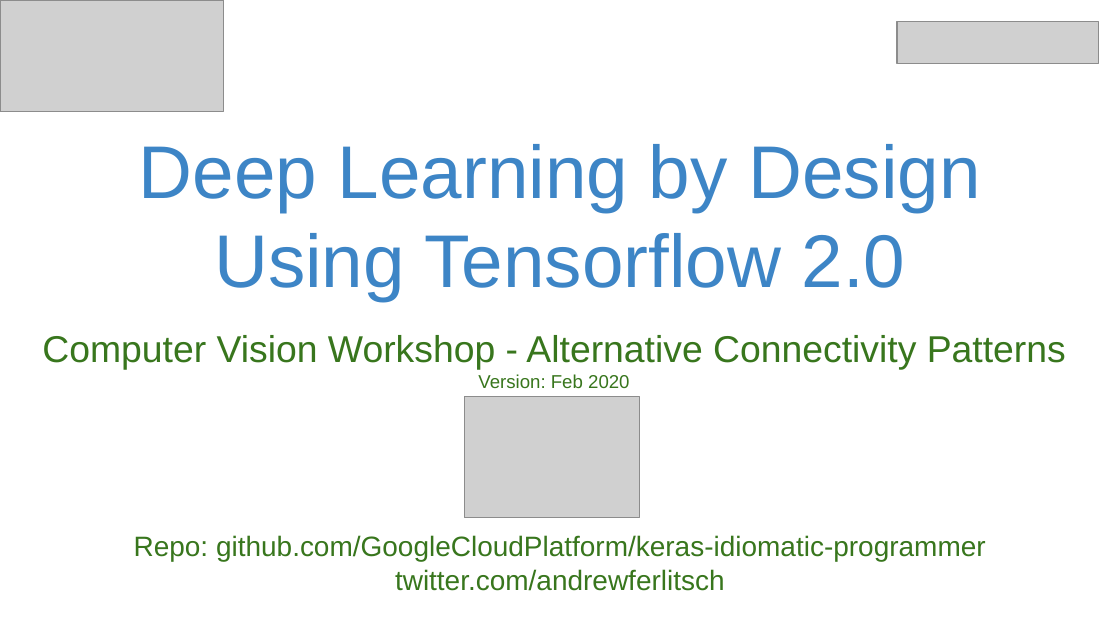
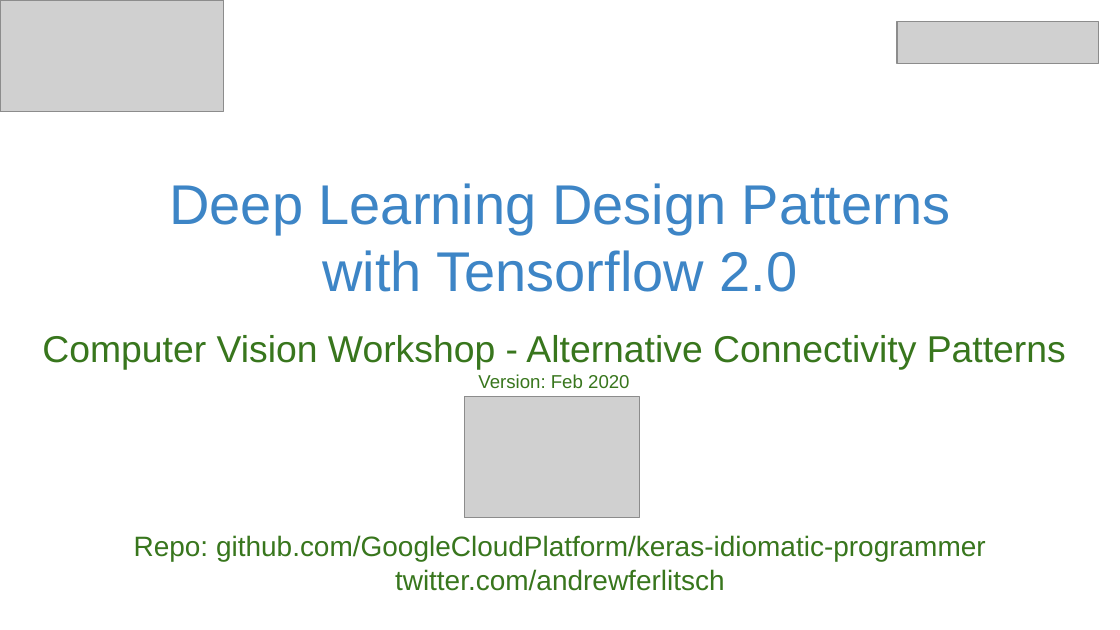
Before and after one commit to GoogleCloudPlatform/keras-idiomatic-programmer, a slide deck: slide 1 of books/deep-learning-design-patterns/Workshops/Junior/Deep Learning Design Patterns - Workshop - Chapter 3.pptx. Drawn at 1120x630 pixels with LibreOffice and Linux fonts; fonts in the diff are those of the drawing; grey boxes stand for pictures. Boxes give left, top, right and bottom in pixels: in the first picture for what was removed or moved away, otherwise in the second. Text is boxed around its words. In the diff, an @@ line names an element or a change of style, - is before the commit and + after.

```diff
--- a/books/deep-learning-design-patterns/Workshops/Junior/Deep Learning Design Patterns - Workshop - Chapter 3.pptx
+++ b/books/deep-learning-design-patterns/Workshops/Junior/Deep Learning Design Patterns - Workshop - Chapter 3.pptx
@@ title at (169,183,950,292): text changed; size 48 to 36 pt @@
-Deep Learning by Design
-Using Tensorflow 2.0
+Deep Learning Design Patterns
+with Tensorflow 2.0
```
Also in this commit, not shown: 1 other slide changed, 2 other files.
